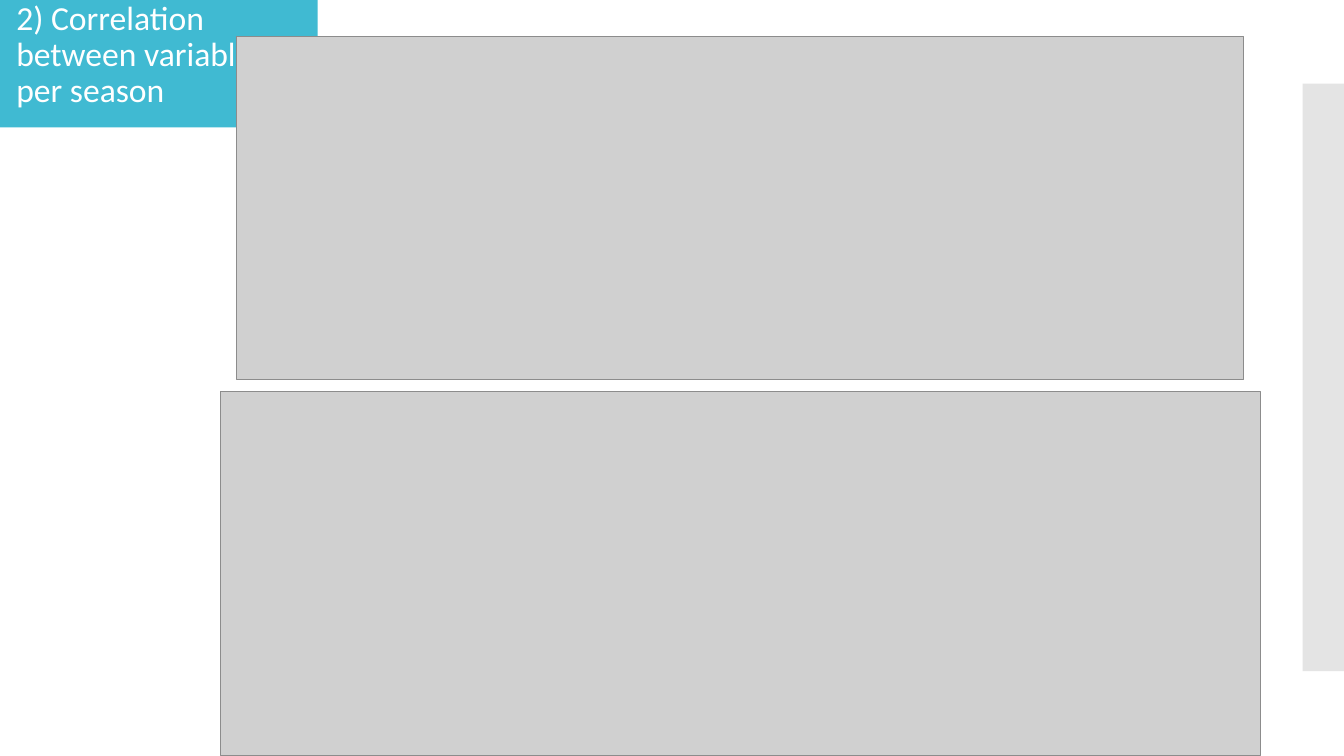
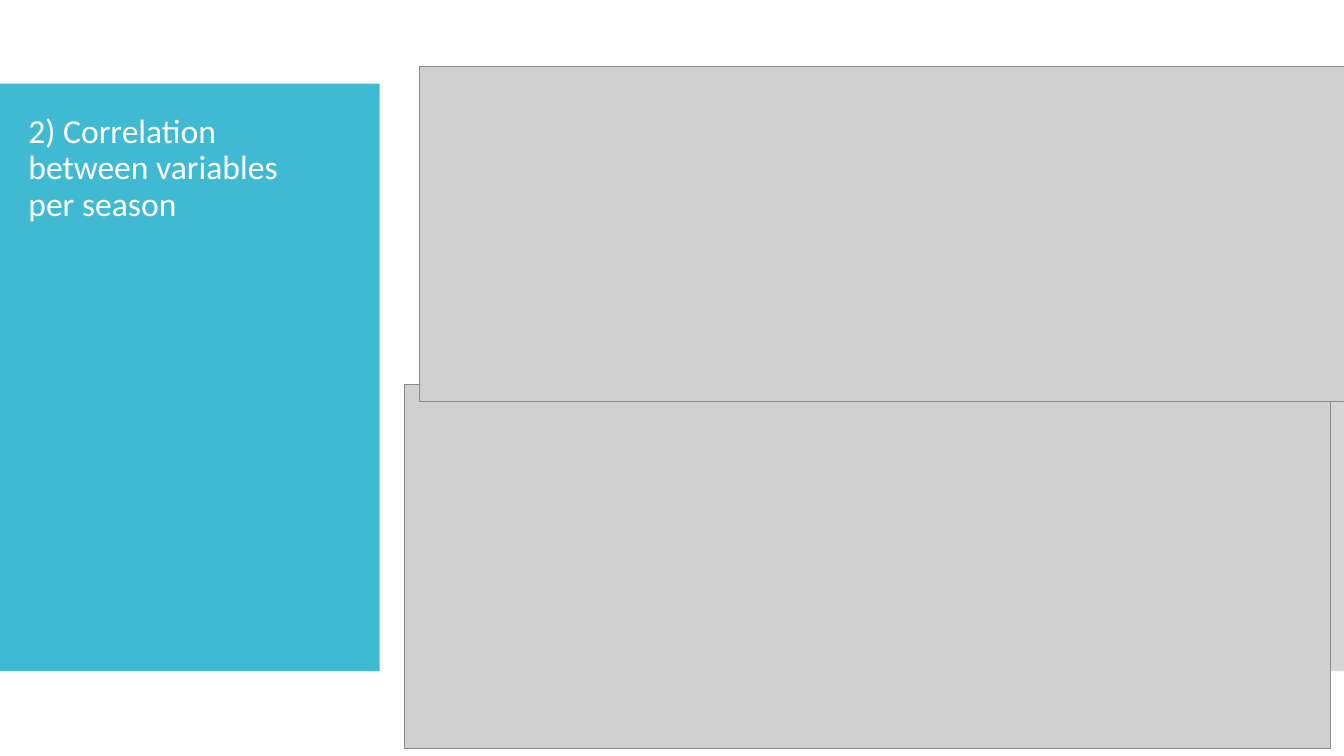
Before and after one commit to Deltares-Climate-Change/Deltares-Climate-Change, a slide deck: slide 7 of Presentations/Climate Change project update week 2.pptx. Drawn at 1344x756 pixels with LibreOffice and Linux fonts; fonts in the diff are those of the drawing; grey boxes stand for pictures. Boxes give left, top, right and bottom in pixels: in the first picture for what was removed or moved away, otherwise in the second. Text is boxed around its words. In the diff, an @@ line names an element or a change of style, - is before the commit and + after.

```diff
--- a/Presentations/Climate Change project update week 2.pptx
+++ b/Presentations/Climate Change project update week 2.pptx
@@ rectangle removed at [0,0,1344,756] @@
@@ rectangle removed at [0,0,318,127] @@
@@ picture: place and size @@
-picture at [237,36,1244,379]
+picture at [419,67,1344,402]
@@ title "2) Correlation between variables per ...": place and size @@
-title "2) Correlation between variables per ..." at [16,5,265,108]
+title "2) Correlation between variables per ..." at [28,118,277,222]
@@ picture: place and size @@
-picture at [221,392,1261,756]
+picture at [405,384,1332,748]
```
Also in this commit, not shown: 1 other file.
